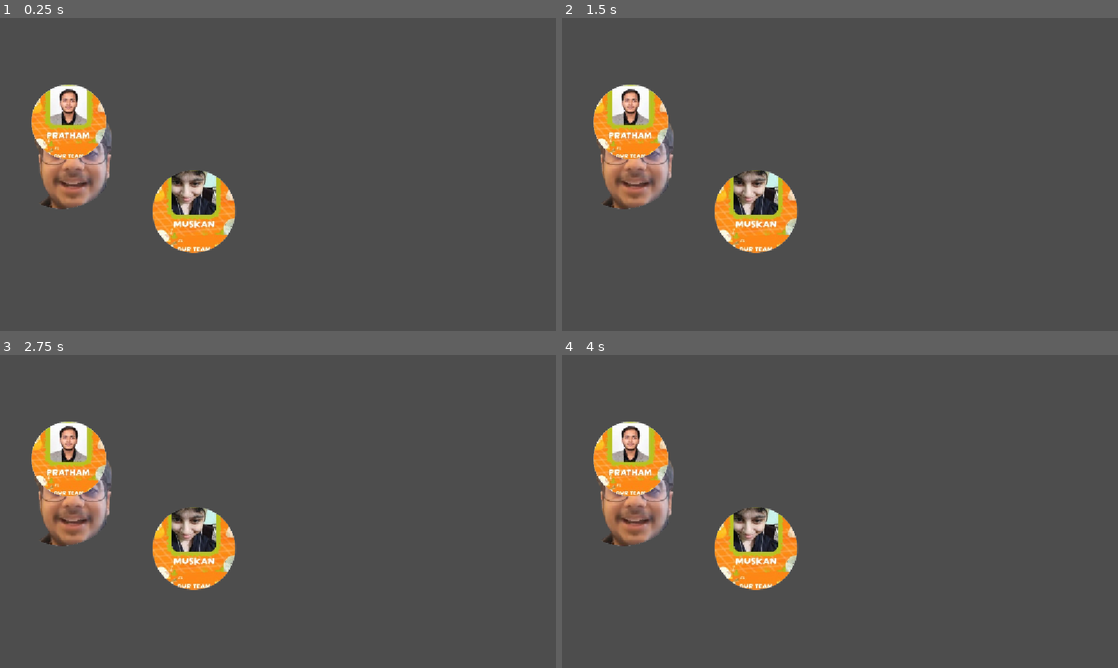
Above: before the commit, frames 1-4 (two rows, left to right).
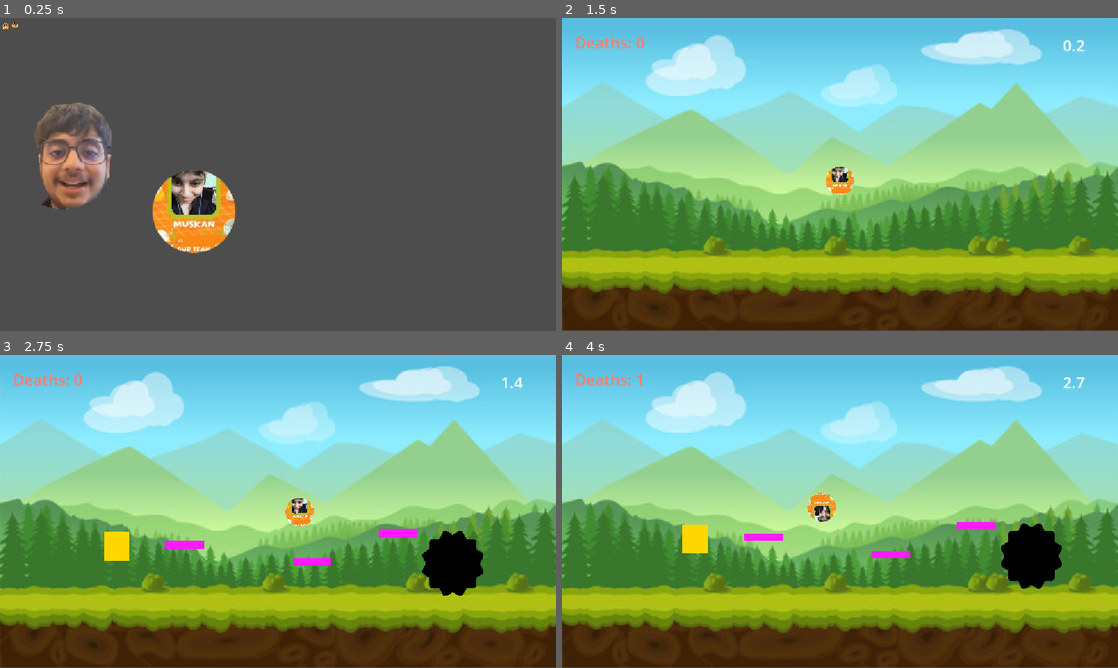
Above: after the commit, the same moments.

Repository: navilesh-creat/Rebounce
Game: Godot game, scene res://characters.tscn
The game is run twice, just before and just after one commit, with the same random seed, the same clock (stepped at 60 frames per second) and the same inputs. This scene is started directly instead of the project's main scene.
Inputs (mouse positions are in pixels of both pictures, inside the frame that each line leads up to):
- Up to frame 1 (0.25 s): no input
- Up to frame 2 (1.5 s): click (684, 140) at 0.5 s; click (840, 183) at 1.25 s, where only the run after the commit has a clickable "Play"
- Up to frame 3 (2.75 s): tap Enter (ui_accept) at 2 s; move the mouse to (400, 495) at 2.02 s; hold D (right, bound only after the commit) from 2.03 s (still down); tap Space at 2.1 s; click (400, 495) at 2.17 s; tap W (jump, bound only after the commit) at 2.27 s
- Up to frame 4 (4 s): move the mouse to (728, 527) at 2.77 s; tap R at 2.85 s; click (728, 527) at 2.92 s; tap W (jump, bound only after the commit) at 3.02 s; move the mouse to (895, 442) at 3.52 s; release D (right, bound only after the commit) at 3.53 s; hold A (left, bound only after the commit) from 3.53 s (still down); tap Space at 3.6 s; click (895, 442) at 3.67 s

The runs differ from the first frame. In frame 1, 2.6% of the frame differs, in the area x 0-20%, y 1-46%; in frame 2, 100%, in the area x 0-100%, y 0-100%; in frame 3, 100%; in frame 4, 100%.

Commit message:
file

Diff:
--- /dev/null
+++ b/characters.gd
@@ -0,0 +1,10 @@
+extends Control
+
+func _ready():
+	for b in get_children():
+		if b is TextureRect:
+			b.mouse_filter = Control.MOUSE_FILTER_STOP
+			b.gui_input.connect(func(e):
+				if e is InputEventMouseButton and e.pressed and e.button_index == MOUSE_BUTTON_LEFT:
+					Global.skin = b.texture
+					get_tree().change_scene_to_file("res://menu.tscn"))
--- a/characters.tscn
+++ b/characters.tscn
@@ -1,10 +1,16 @@
 [gd_scene format=3 uid="uid://b78nww0ttwgi3"]
 
 [ext_resource type="Texture2D" uid="uid://cx2h0h6te8be6" path="res://Untitled_design-removebg-preview.png" id="1_qyqqv"]
+[ext_resource type="Script" uid="uid://dhu5pae2tdh78" path="res://characters.gd" id="1_rw00v"]
 [ext_resource type="Texture2D" uid="uid://dcbs2twk3ngew" path="res://Untitled_design__1_-removebg-preview.png" id="2_ewidt"]
 [ext_resource type="Texture2D" uid="uid://bq520j1lgg1s4" path="res://Untitled_design__2_-removebg-preview.png" id="3_ifjty"]
 [ext_resource type="Texture2D" uid="uid://c3xuc1kjmk1t7" path="res://Untitled_design__3_-removebg-preview.png" id="4_gwi7s"]
 [ext_resource type="Texture2D" uid="uid://2gusntl6a3fe" path="res://Untitled_design__4_-removebg-preview (1).png" id="5_vcy1y"]
+[ext_resource type="Texture2D" uid="uid://d31fxek52q3of" path="res://Untitled_design__5_-removebg-preview.png" id="7_6ks6p"]
+[ext_resource type="Texture2D" uid="uid://4qphvrxv31e0" path="res://Untitled_design__6_-removebg-preview.png" id="8_g5qle"]
+[ext_resource type="Texture2D" uid="uid://dlbma4g80a6uh" path="res://Untitled_design__7_-removebg-preview.png" id="9_ojrnl"]
+[ext_resource type="Texture2D" uid="uid://2rdxvo8no8ja" path="res://Untitled_design__8_-removebg-preview.png" id="10_8bd3u"]
+[ext_resource type="Texture2D" uid="uid://chf4rdsf1k2a0" path="res://Untitled_design__9_-removebg-preview.png" id="11_vrm1u"]
 
 [node name="Control" type="Control" unique_id=1805696683]
 layout_mode = 3
@@ -13,6 +19,7 @@
 anchor_bottom = 1.0
 grow_horizontal = 2
 grow_vertical = 2
+script = ExtResource("1_rw00v")
 
 [node name="TextureButton" type="TextureButton" parent="." unique_id=1231462552]
 layout_mode = 0
@@ -27,21 +34,69 @@
 offset_right = 740.0
 offset_bottom = 665.0
 texture = ExtResource("2_ewidt")
+expand_mode = 1
+stretch_mode = 5
 
 [node name="TextureRect2" type="TextureRect" parent="." unique_id=2090838908]
 layout_mode = 0
 offset_right = 40.0
 offset_bottom = 40.0
 texture = ExtResource("3_ifjty")
+expand_mode = 1
+stretch_mode = 5
 
 [node name="TextureRect3" type="TextureRect" parent="." unique_id=890879901]
 layout_mode = 0
 offset_right = 40.0
 offset_bottom = 40.0
 texture = ExtResource("4_gwi7s")
+expand_mode = 1
+stretch_mode = 5
 
 [node name="TextureRect4" type="TextureRect" parent="." unique_id=1479350544]
 layout_mode = 0
 offset_right = 40.0
 offset_bottom = 40.0
 texture = ExtResource("5_vcy1y")
+expand_mode = 1
+stretch_mode = 5
+
+[node name="TextureRect5" type="TextureRect" parent="." unique_id=1816213472]
+layout_mode = 0
+offset_right = 40.0
+offset_bottom = 40.0
+texture = ExtResource("7_6ks6p")
+expand_mode = 1
+stretch_mode = 5
+
+[node name="TextureRect6" type="TextureRect" parent="." unique_id=1004452123]
+layout_mode = 0
+offset_right = 40.0
+offset_bottom = 40.0
+texture = ExtResource("8_g5qle")
+expand_mode = 1
+stretch_mode = 5
+
+[node name="TextureRect7" type="TextureRect" parent="." unique_id=1273573335]
+layout_mode = 0
+offset_right = 40.0
+offset_bottom = 40.0
+texture = ExtResource("9_ojrnl")
+expand_mode = 1
+stretch_mode = 5
+
+[node name="TextureRect8" type="TextureRect" parent="." unique_id=1320080643]
+layout_mode = 0
+offset_right = 40.0
+offset_bottom = 40.0
+texture = ExtResource("10_8bd3u")
+expand_mode = 1
+stretch_mode = 5
+
+[node name="TextureRect9" type="TextureRect" parent="." unique_id=1104139672]
+layout_mode = 0
+offset_right = 40.0
+offset_bottom = 40.0
+texture = ExtResource("11_vrm1u")
+expand_mode = 1
+stretch_mode = 5
--- a/global.gd
+++ b/global.gd
@@ -1,2 +1,17 @@
 extends Node
+
 var skin: Texture2D
+var music_on := true
+var player := AudioStreamPlayer.new()
+
+func _ready():
+	process_mode = Node.PROCESS_MODE_ALWAYS
+	player.stream = load("res://music.mp4")
+	player.volume_db = -8.0
+	add_child(player)
+	player.finished.connect(player.play)
+	player.play()
+
+func set_music(on):
+	music_on = on
+	player.stream_paused = not on
--- a/level.tscn
+++ b/level.tscn
@@ -88,3 +88,6 @@
 grow_horizontal = 0
 theme_override_font_sizes/font_size = 32
 text = "0.0"
+
+[node name="PauseLayer" type="CanvasLayer" parent="." unique_id=1130835793]
+process_mode = 3
--- a/player.gd
+++ b/player.gd
@@ -18,6 +18,12 @@
 	add_keys("right", [KEY_D, KEY_RIGHT])
 	add_keys("jump", [KEY_W, KEY_UP, KEY_SPACE])
 	spawn_pos = global_position
+	if Global.skin:
+		sprite.texture = Global.skin
+		var img = Global.skin.get_image()
+		var r = img.get_used_rect()
+		sprite.offset = Vector2(img.get_size()) / 2.0 - Vector2(r.get_center())
+		sprite.scale = Vector2.ONE * (60.0 / r.size.x) / scale.x
 
 func add_keys(action, keys):
 	if not InputMap.has_action(action):
Not shown, added: characters.gd.uid
Not shown, added: music.mp3.import
Not shown, added: music.mp3
